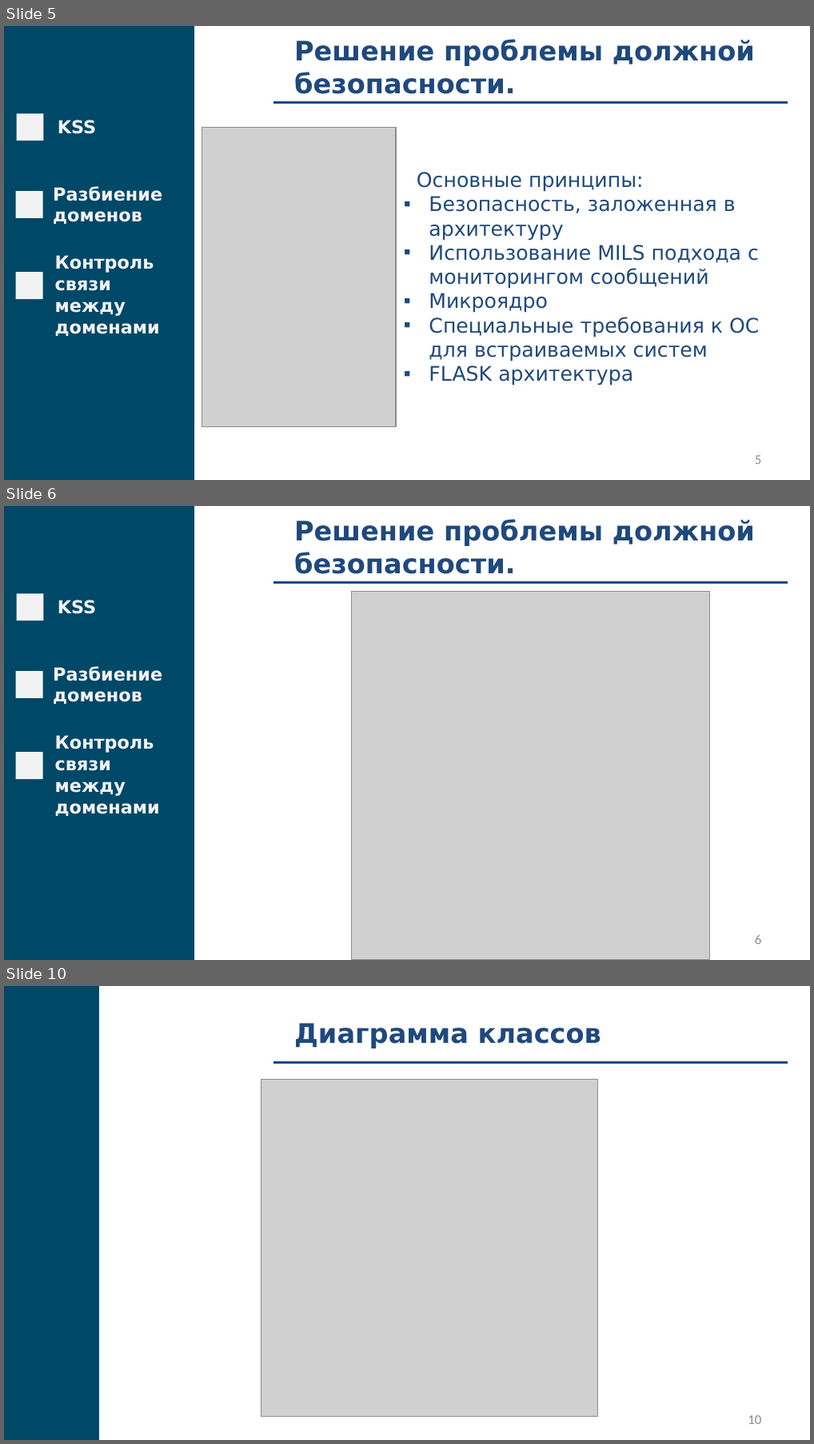
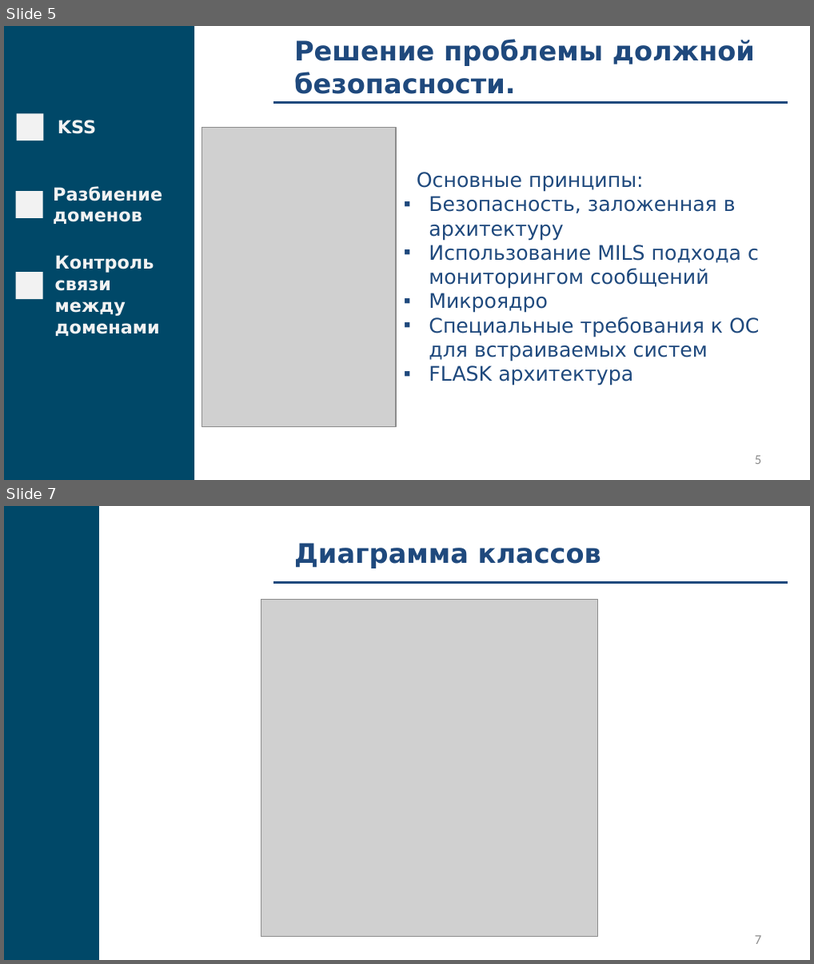
Before and after one commit to fanglores/Gagarin-2022, a slide deck: doc/Presentation.pptx. Shown one above the other, each under a label of ours: slides 5, 6 and 10 before the commit, slides 5 and 7 after it; the slides between them are not shown. The pictures are 814x1444 and 814x964 pixels, drawn with LibreOffice and Linux fonts; fonts in the diff are those of the drawing; grey boxes stand for pictures. Boxes give left, top, right and bottom in pixels: in the first picture for what was removed or moved away, otherwise in the second. Text is boxed around its words. In the diff, an @@ line names an element or a change of style, - is before the commit and + after.

```diff
--- a/doc/Presentation.pptx
+++ b/doc/Presentation.pptx
@@ slide 6 removed at (x1=4, y1=506, x2=810, y2=960), background #FFFFFF @@
@@ rectangle removed at (x1=4, y1=506, x2=194, y2=959) @@
@@ text removed at (x1=294, y1=519, x2=755, y2=574) @@
-Решение проблемы должной безопасности.
@@ line removed from (274, 583) to (788, 583) @@
@@ picture removed at (x1=351, y1=592, x2=710, y2=959) @@
@@ group removed at (x1=16, y1=593, x2=162, y2=780): 3 rectangles, 2 texts @@
-KSS
-Разбиение доменов
@@ text removed at (x1=55, y1=735, x2=160, y2=816) @@
-Контроль связи между доменами
@@ page number removed at (x1=755, y1=935, x2=762, y2=944) @@
-6
@@ what was slide 10 is now slide 7 @@
@@ page number at (x1=755, y1=935, x2=762, y2=944): text changed @@
-10
+7
```
Also in this commit, not shown: 4 slides changed, 1 other slide removed, 1 other file.
